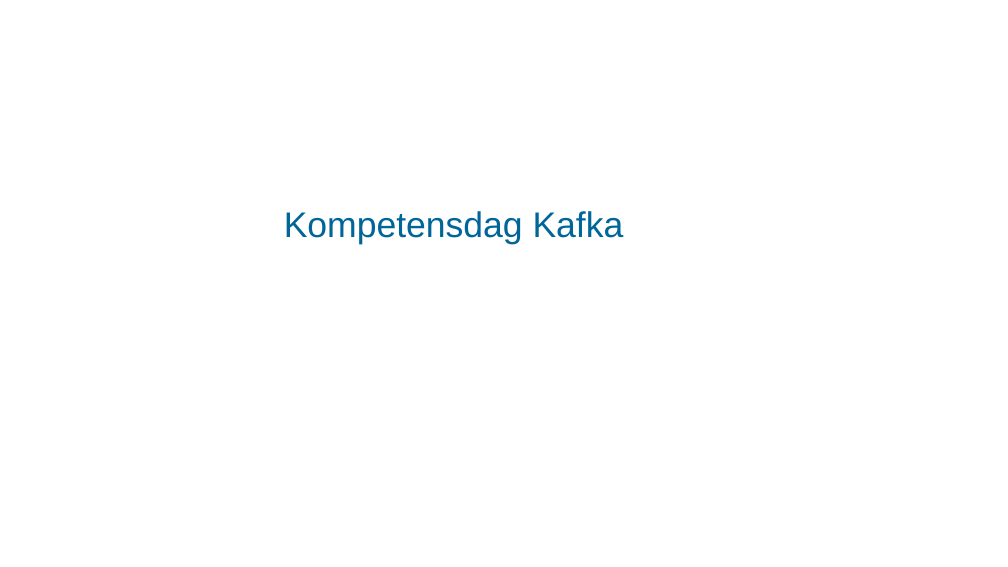
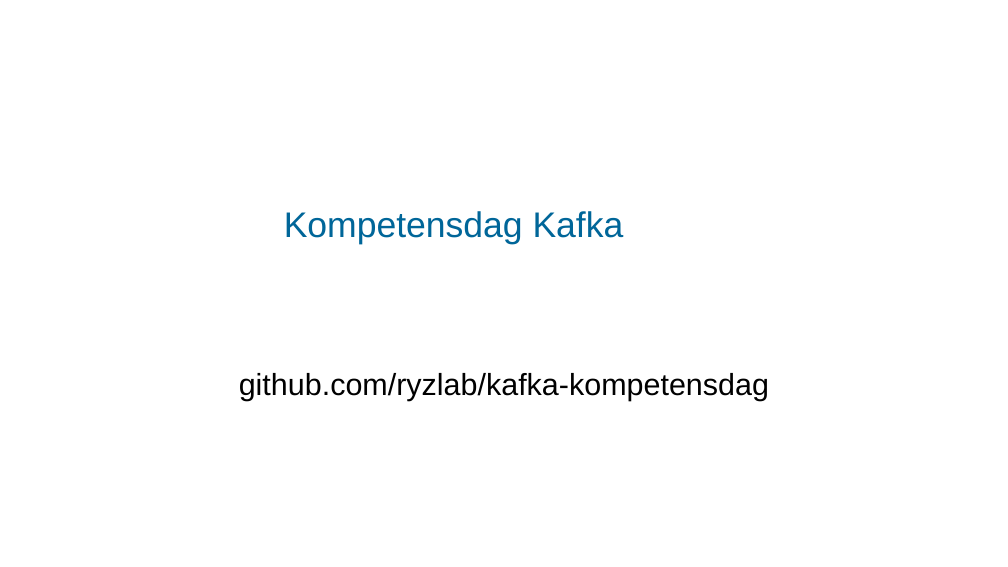
Before and after one commit to ryzlab/kafka-kompetensdag, a slide deck: slide 1 of doc/presentation.odp. Drawn at 1008x567 pixels with LibreOffice and Linux fonts; fonts in the diff are those of the drawing; background and template pictures are left out. Boxes give left, top, right and bottom in pixels: in the first picture for what was removed or moved away, otherwise in the second. Text is boxed around its words. In the diff, an @@ line names an element or a change of style, - is before the commit and + after.

Commit message:
-Fixed some

```diff
--- a/doc/presentation.odp
+++ b/doc/presentation.odp
@@ subtitle added at (239,373,769,400), 24 pt, text #000000 @@
+github.com/ryzlab/kafka-kompetensdag
```
